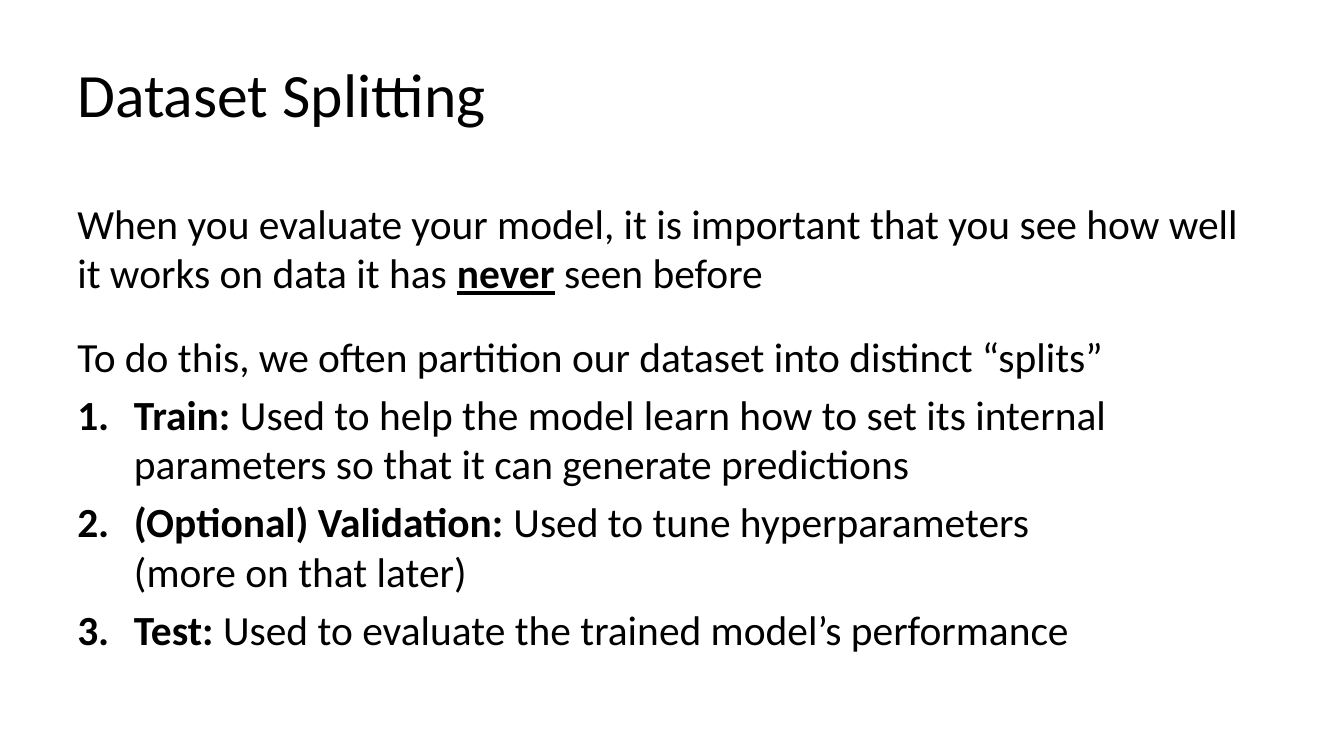
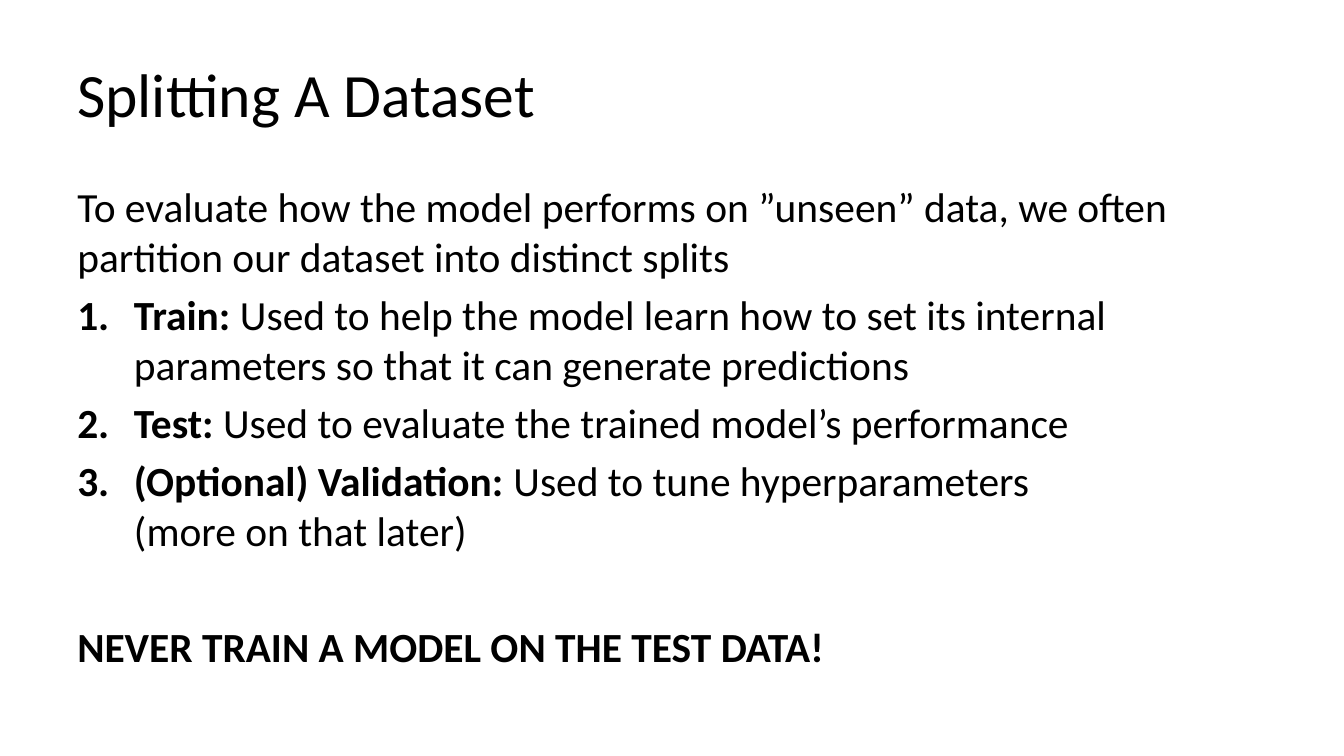
Before and after one commit to C4M-UofT/C4M-UofT.github.io, a slide deck: slide 16 of lectures/winter/6_ml_workflow/MachineLearning_tutorial.pptx. Drawn at 1344x756 pixels with LibreOffice and Linux fonts; fonts in the diff are those of the drawing. Boxes give left, top, right and bottom in pixels: in the first picture for what was removed or moved away, otherwise in the second. Text is boxed around its words. In the diff, an @@ line names an element or a change of style, - is before the commit and + after.

```diff
--- a/lectures/winter/6_ml_workflow/MachineLearning_tutorial.pptx
+++ b/lectures/winter/6_ml_workflow/MachineLearning_tutorial.pptx
@@ title at [77,74,535,128]: text changed @@
-Dataset Splitting
+Splitting A Dataset
@@ text at [77,193,1166,279]: text changed @@
-When you evaluate your model, it is important that you see how well it works on data it has never seen before
-To do this, we often partition our dataset into distinct “splits”
+To evaluate how the model performs on ”unseen” data, we often partition our dataset into distinct splits
@@ text at [134,409,1069,445]: paragraph added @@
+2. Test: Used to evaluate the trained model’s performance
@@ text at [77,633,824,663]: text changed; bold on @@
-3. Test: Used to evaluate the trained model’s performance
+NEVER TRAIN A MODEL ON THE TEST DATA!
```
Also in this commit, not shown: 19 other slides changed, 5 slides added, 3 slides removed, 2 other files.
